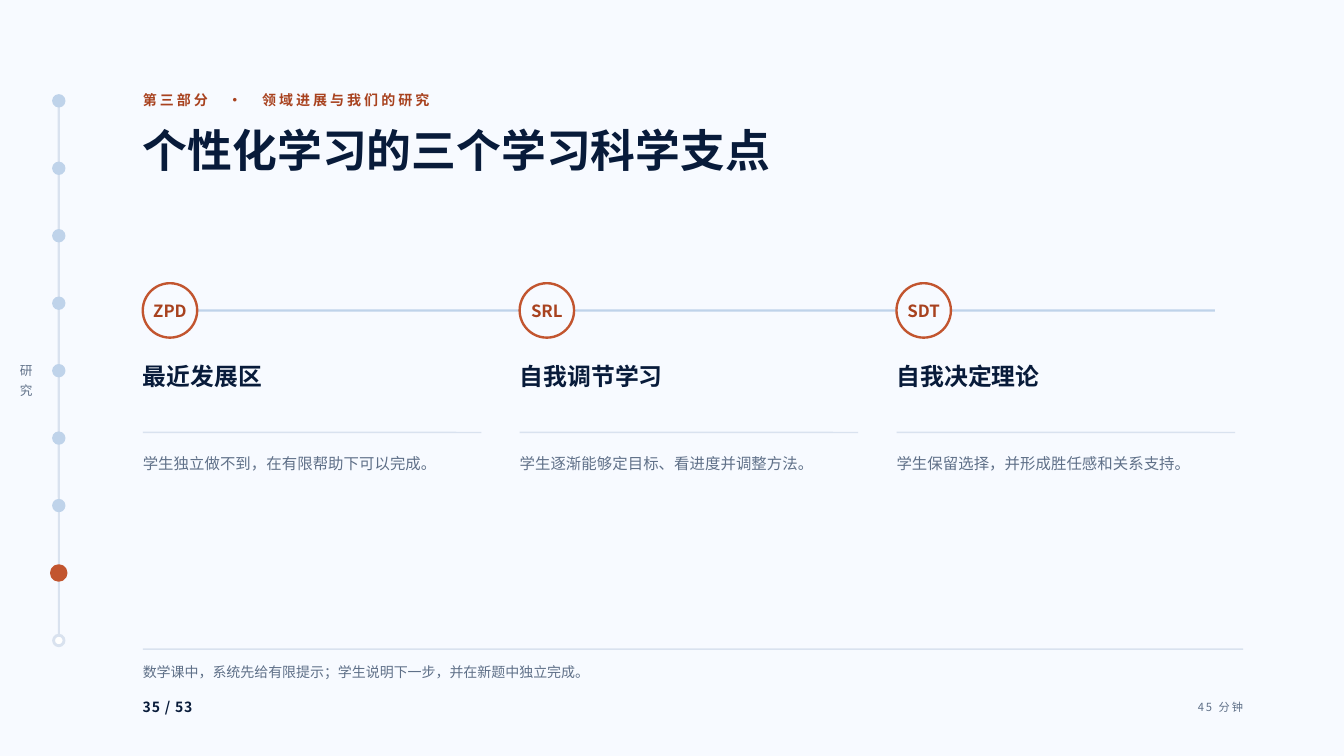
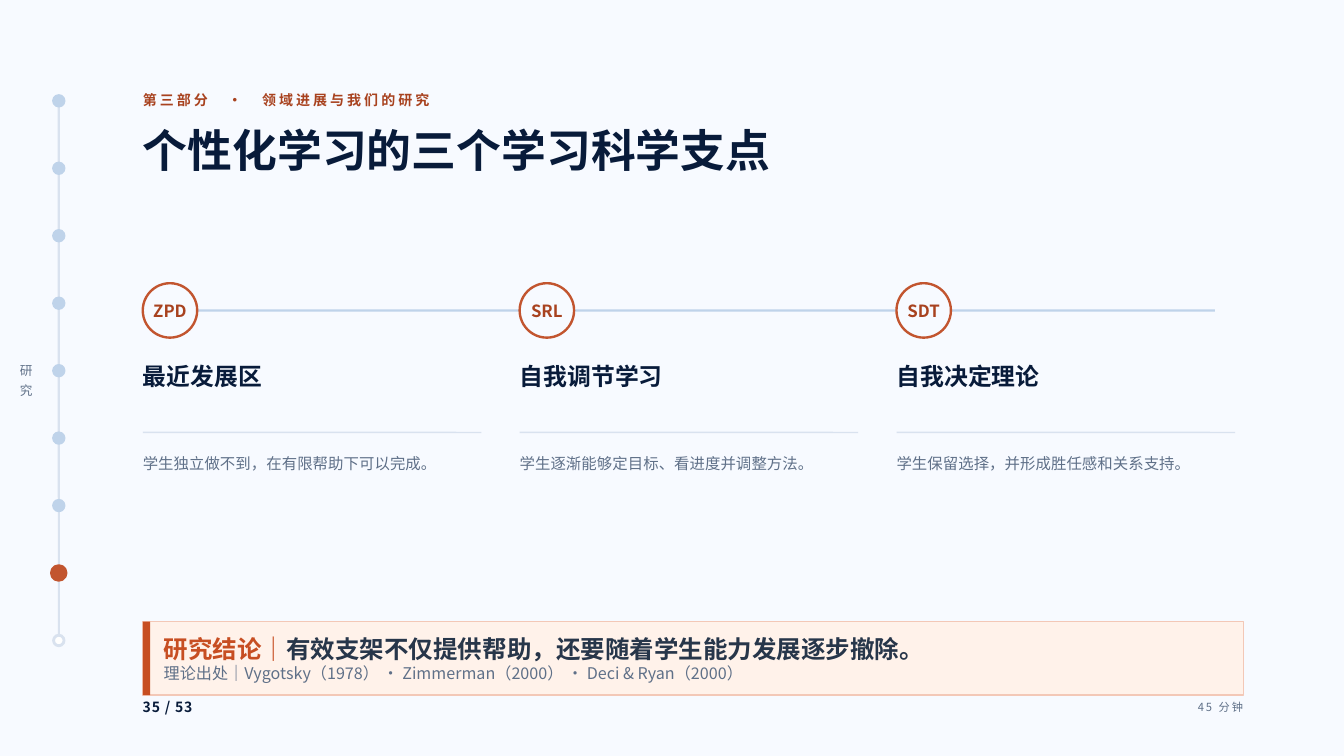
Before and after one commit to tonyxinvip/slides, a slide deck: slide 35 of student-ai-cognitive-division-2026/downloads/student-ai-cognitive-division-2026.pptx. Drawn at 1344x756 pixels with LibreOffice and Linux fonts; fonts in the diff are those of the drawing. Boxes give left, top, right and bottom in pixels: in the first picture for what was removed or moved away, otherwise in the second. Text is boxed around its words. In the diff, an @@ line names an element or a change of style, - is before the commit and + after.

```diff
--- a/student-ai-cognitive-division-2026/downloads/student-ai-cognitive-division-2026.pptx
+++ b/student-ai-cognitive-division-2026/downloads/student-ai-cognitive-division-2026.pptx
@@ rectangle "研究结论｜有效支架不仅提供帮助，还要随着学生能力发展逐步撤除。": place and size @@
-rectangle "研究结论｜有效支架不仅提供帮助，还要随着学生能力发展逐步撤除。" at [143, 665, 589, 679]
+rectangle "研究结论｜有效支架不仅提供帮助，还要随着学生能力发展逐步撤除。" at [143, 622, 1244, 696]
@@ rectangle "研究结论｜有效支架不仅提供帮助，还要随着学生能力发展逐步撤除。" at [143, 622, 1244, 696]: vertical alignment top to middle; fill none to #FFF2EA; outline none to #F3C8B7 0.75 pt @@
@@ rectangle added at [143, 622, 150, 696], fill #C74E22 @@
@@ text in rectangle at [164, 636, 924, 683]: text changed; size 10 to 11.5 pt @@
-数学课中，系统先给有限提示；学生说明下一步，并在新题中独立完成。
+研究结论｜有效支架不仅提供帮助，还要随着学生能力发展逐步撤除。
+理论出处｜Vygotsky（1978） · Zimmerman（2000） · Deci & Ryan（2000）
```
Also in this commit, not shown: 25 other slides changed, 57 other files.
